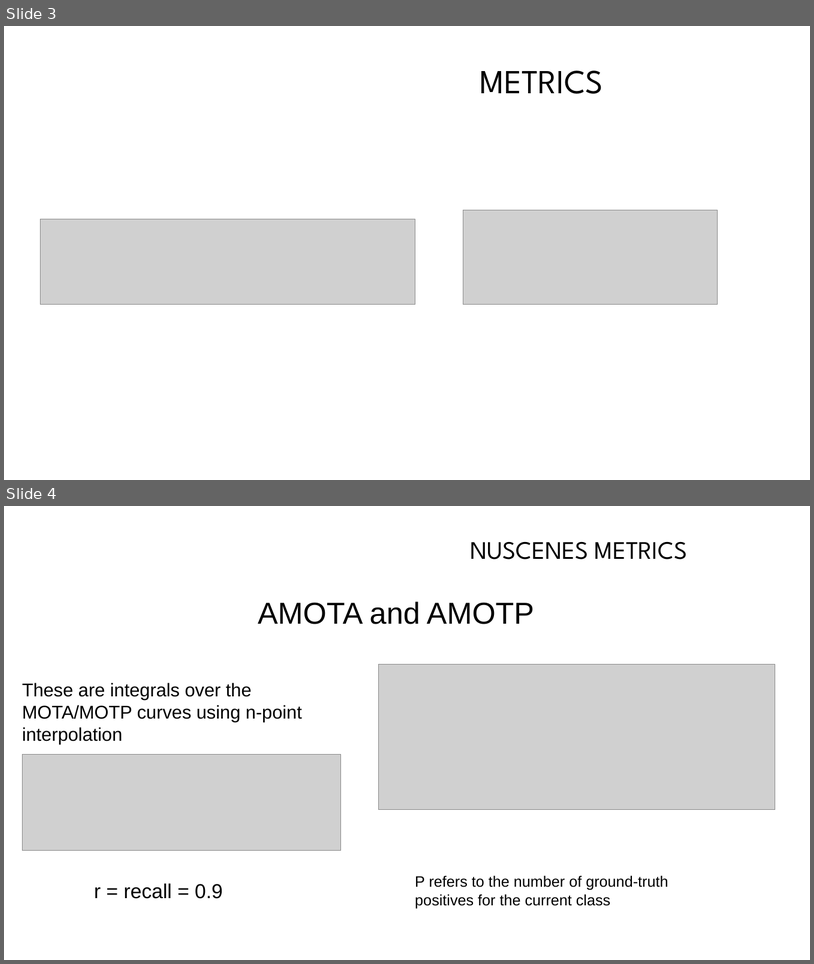
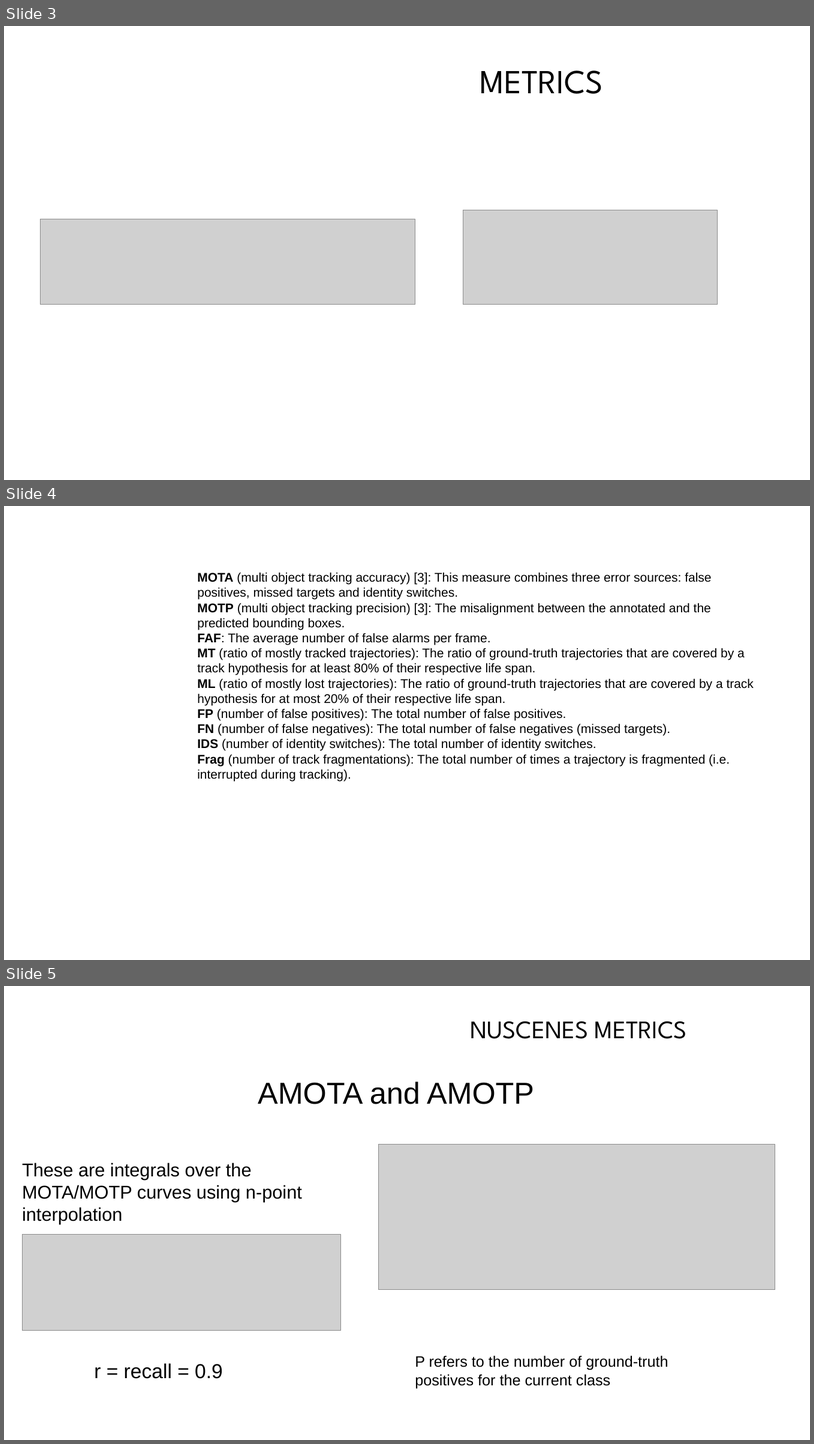
Before and after one commit to tuttyfrutyee/2020_staj, a slide deck: sunum2/kuartis.presentation.template.rev1.pptx. Shown one above the other, each under a label of ours: slides 3 and 4 before the commit, slides 3, 4 and 5 after it. The pictures are 814x964 and 814x1444 pixels, drawn with LibreOffice and Linux fonts; fonts in the diff are those of the drawing; grey boxes stand for pictures; background and template pictures are left out. Boxes give left, top, right and bottom in pixels: in the first picture for what was removed or moved away, otherwise in the second. Text is boxed around its words. In the diff, an @@ line names an element or a change of style, - is before the commit and + after.

```diff
--- a/sunum2/kuartis.presentation.template.rev1.pptx
+++ b/sunum2/kuartis.presentation.template.rev1.pptx
@@ slide 4 added at (4, 506, 810, 960), background #FFFFFF @@
@@ text added at (197, 572, 754, 781), 15 pt, text #000000 @@
+MOTA (multi object tracking accuracy) [3]: This measure combines three error sources: false positives, missed targets and identity switches.
+MOTP (multi object tracking precision) [3]: The misalignment between the annotated and the predicted bounding boxes.
+FAF: The average number of false alarms per frame.
+MT (ratio of mostly tracked trajectories): The ratio of ground-truth trajectories that are covered by a track hypothesis for at least 80% of their respective life span.
+ML (ratio of mostly lost trajectories): The ratio of ground-truth trajectories that are covered by a track hypothesis for at most 20% of their respective life span.
+FP (number of false positives): The total number of false positives.
+FN (number of false negatives): The total number of false negatives (missed targets).
+IDS (number of identity switches): The total number of identity switches.
+Frag (number of track fragmentations): The total number of times a trajectory is fragmented (i.e. interrupted during tracking).
@@ what was slide 4 is now slide 5 @@
```
Also in this commit, not shown: 1 slide changed, 4 other slides added, 1 slide removed, 20 other files.
